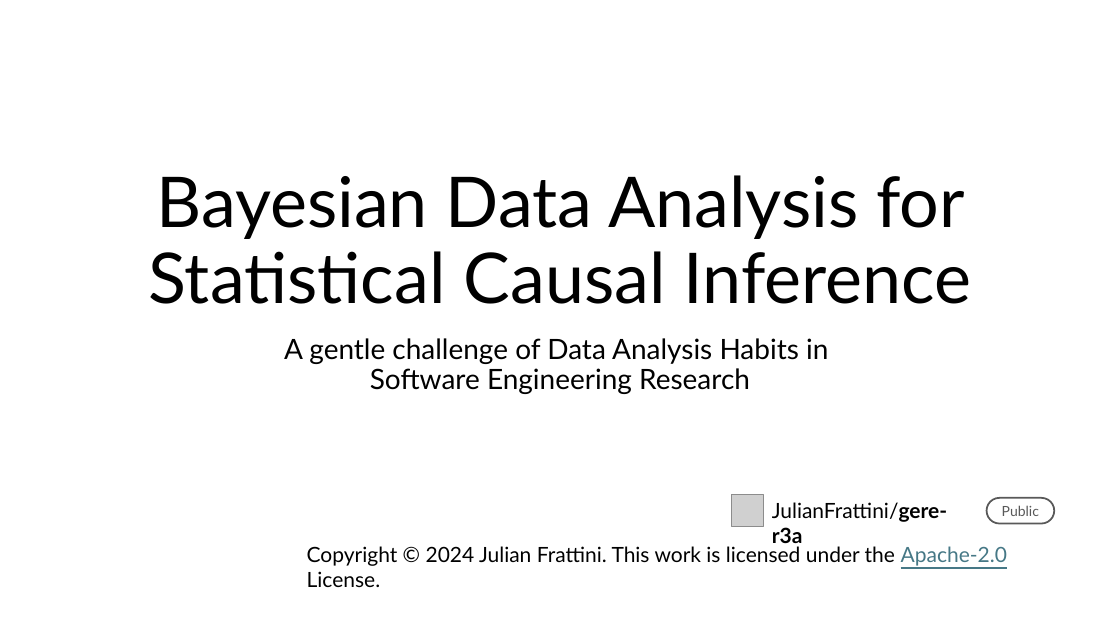
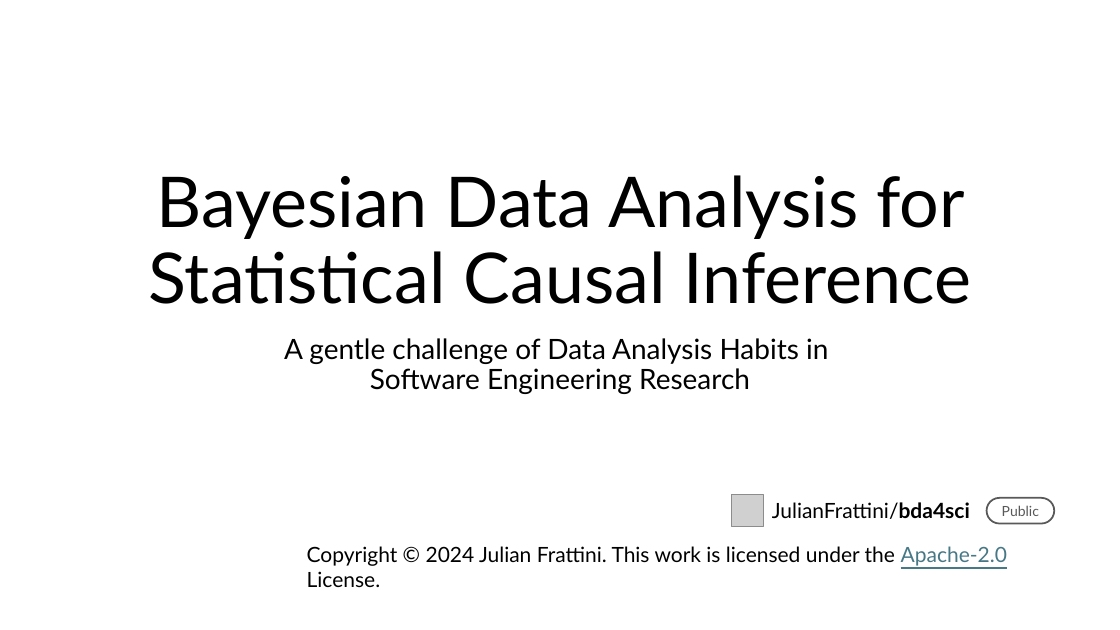
Before and after one commit to JulianFrattini/bda4sci, a slide deck: slide 1 of slides/singular/bda4sci.pptx. Drawn at 1120x630 pixels with LibreOffice and Linux fonts; fonts in the diff are those of the drawing; grey boxes stand for pictures. Boxes give left, top, right and bottom in pixels: in the first picture for what was removed or moved away, otherwise in the second. Text is boxed around its words. In the diff, an @@ line names an element or a change of style, - is before the commit and + after.

```diff
--- a/slides/singular/bda4sci.pptx
+++ b/slides/singular/bda4sci.pptx
@@ text at <box>772,502,970,519</box>: text changed @@
-JulianFrattini/gere-r3a
+JulianFrattini/bda4sci
```
Also in this commit, not shown: 5 other slides changed, 3 slides removed, 1 other file.
